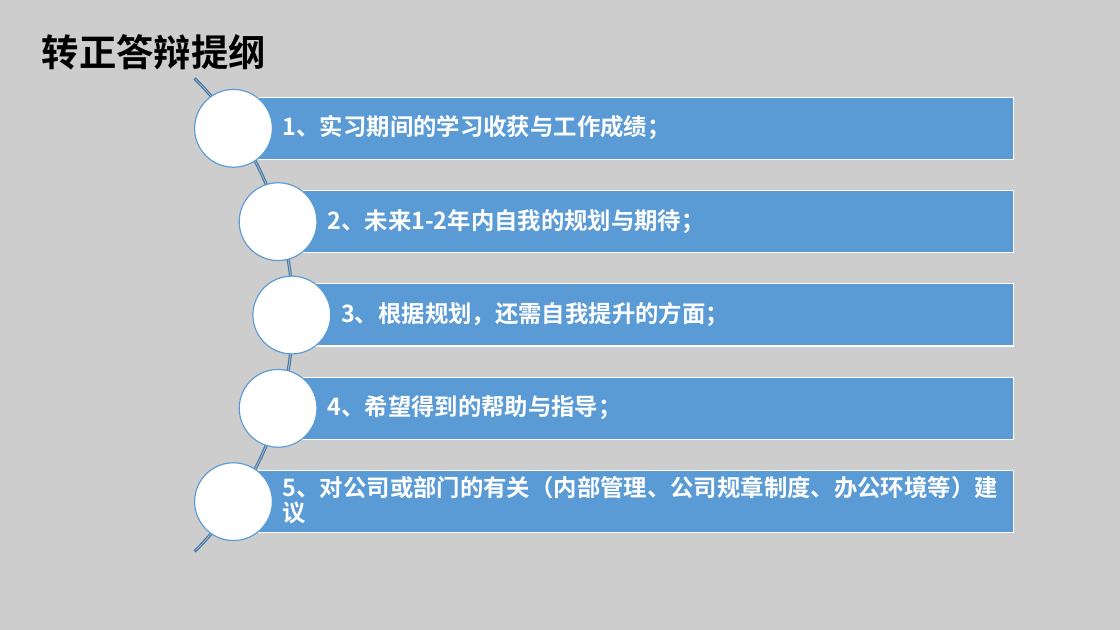
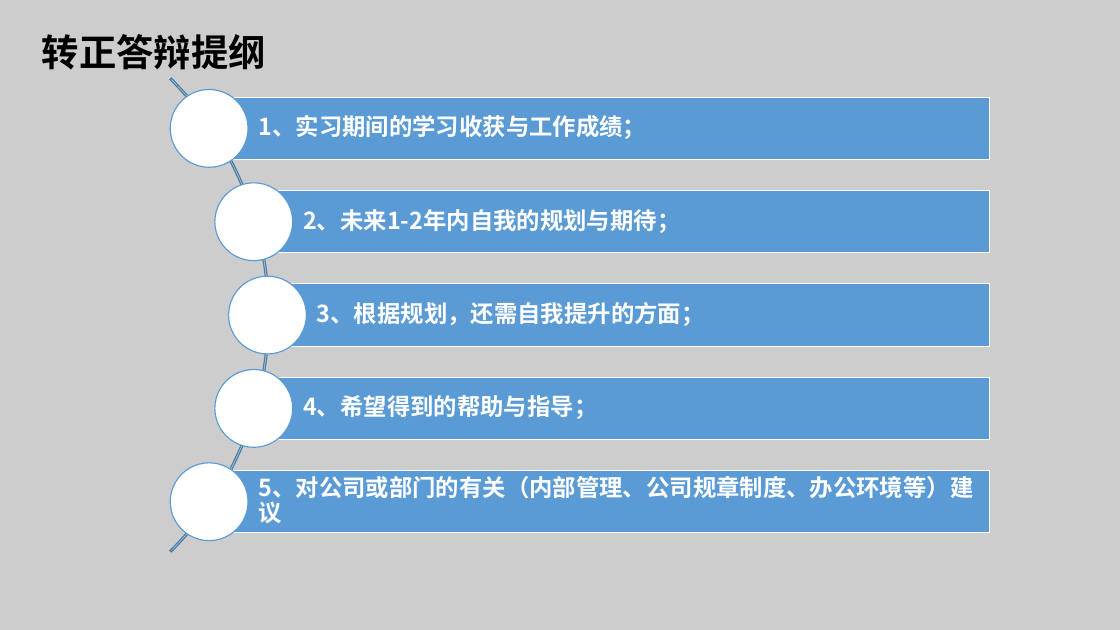
Before and after one commit to liyingfei142118/practice, a slide deck: slide 1 of 项目准备/ppt/转正答辩.pptx. Drawn at 1120x630 pixels with LibreOffice and Linux fonts; fonts in the diff are those of the drawing; background and template pictures are left out; a plain dark background stands for a picture behind light text. Boxes give left, top, right and bottom in pixels: in the first picture for what was removed or moved away, otherwise in the second. Text is boxed around its words. In the diff, an @@ line names an element or a change of style, - is before the commit and + after.

```diff
--- a/项目准备/ppt/转正答辩.pptx
+++ b/项目准备/ppt/转正答辩.pptx
@@ 5 texts, 5 rectangles, 5 ellipses, 1 arch (boxed as its full ring): place and size @@
-5 texts, 5 rectangles, 5 ellipses, 1 arch (boxed as its full ring) at (0, 0, 1014, 630)
+5 texts, 5 rectangles, 5 ellipses, 1 arch (boxed as its full ring) at (0, 0, 990, 630)
```
Also in this commit, not shown: 4 other files.
